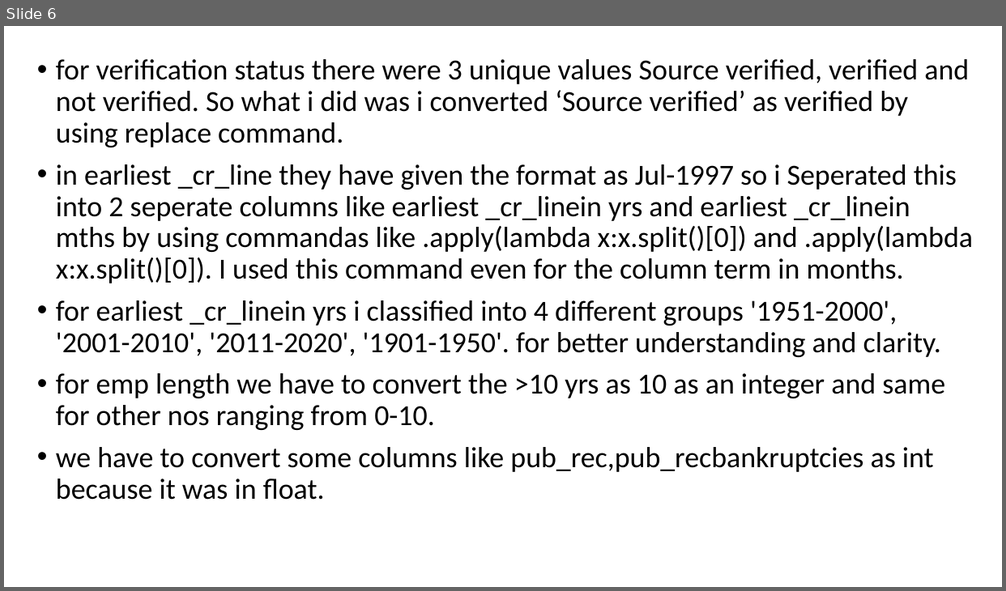
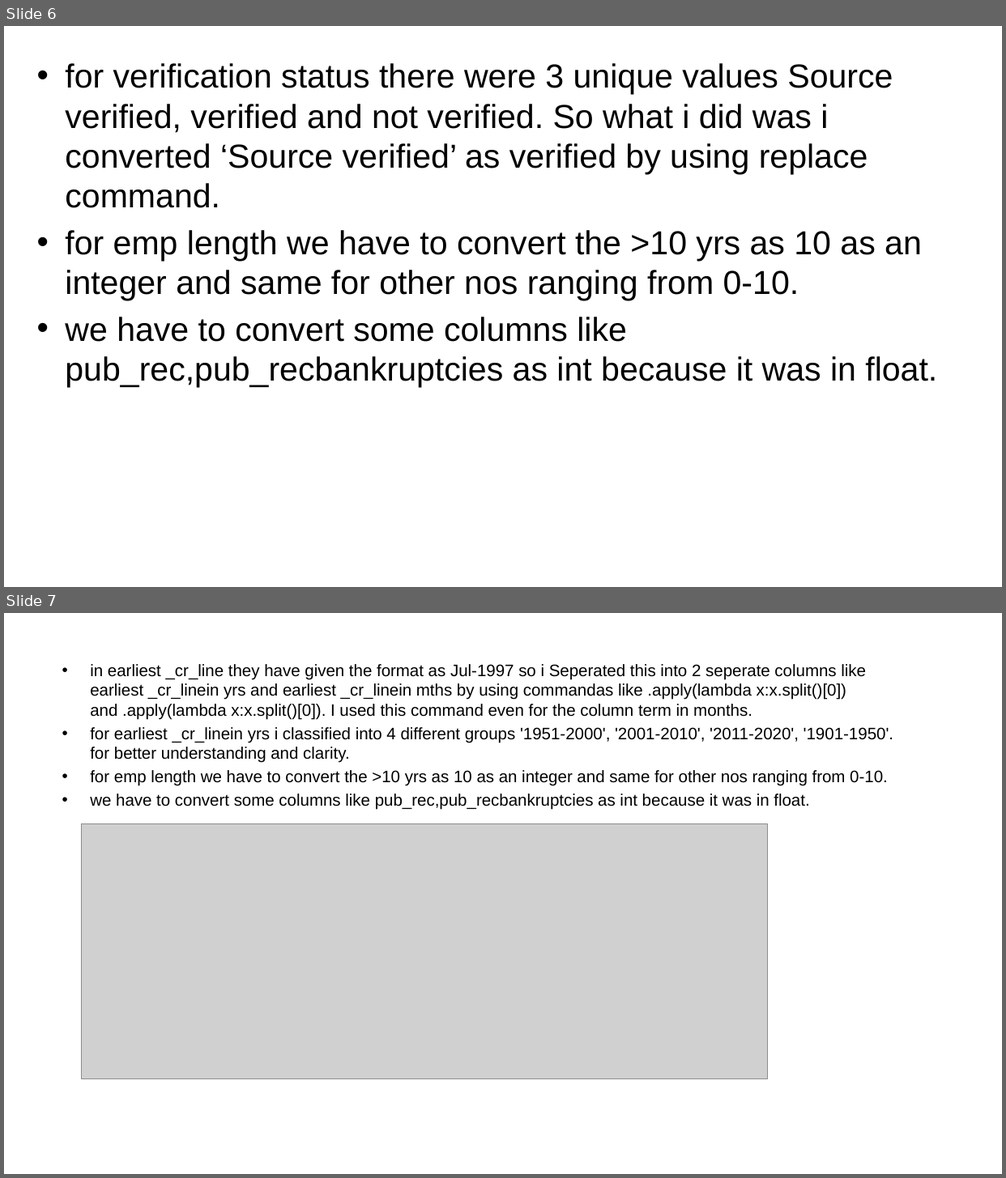
Before and after one commit to adityaravichander45/october-wkshop, a slide deck: Hackathon workshop.pptx. Shown one above the other, each under a label of ours: slide 6 before the commit, slides 6 and 7 after it. The pictures are 1006x591 and 1006x1178 pixels, drawn with LibreOffice and Linux fonts; fonts in the diff are those of the drawing; grey boxes stand for pictures; background and template pictures are left out. Boxes give left, top, right and bottom in pixels: in the first picture for what was removed or moved away, otherwise in the second. Text is boxed around its words. In the diff, an @@ line names an element or a change of style, - is before the commit and + after.

```diff
--- a/Hackathon workshop.pptx
+++ b/Hackathon workshop.pptx
@@ slide 7 added at (x1=4, y1=613, x2=1002, y2=1174), background picture (left out) @@
@@ text added at (x1=90, y1=664, x2=893, y2=810), 16 pt, text #000000 @@
+• in earliest _cr_line they have given the format as Jul-1997 so i Seperated this into 2 seperate columns like earliest _cr_linein yrs and earliest _cr_linein mths by using commandas like .apply(lambda x:x.split()[0]) and .apply(lambda x:x.split()[0]). I used this command even for the column term in months.
+• for earliest _cr_linein yrs i classified into 4 different groups '1951-2000', '2001-2010', '2011-2020', '1901-1950'. for better understanding and clarity.
+• for emp length we have to convert the >10 yrs as 10 as an integer and same for other nos ranging from 0-10.
+• we have to convert some columns like pub_rec,pub_recbankruptcies as int because it was in float.
@@ picture added at (x1=81, y1=824, x2=768, y2=1080) @@
@@ slide 6 changed as well @@
@@ text "for verification status there were ..." at (x1=65, y1=63, x2=937, y2=387): size 28 to 32 pt, font Calibri to Arial; indent changed; line spacing 0.9 to 1; less space between paragraphs @@
@@ text at (x1=56, y1=165, x2=973, y2=357): paragraphs removed @@
-• in earliest _cr_line they have given the format as Jul-1997 so i Seperated this into 2 seperate columns like earliest _cr_linein yrs and earliest _cr_linein mths by using commandas like .apply(lambda x:x.split()[0]) and .apply(lambda x:x.split()[0]). I used this command even for the column term in months.
-• for earliest _cr_linein yrs i classified into 4 different groups '1951-2000', '2001-2010', '2011-2020', '1901-1950'. for better understanding and clarity.
```
Also in this commit, not shown: 7 other slides changed, 2 other slides added, 12 slides removed.
